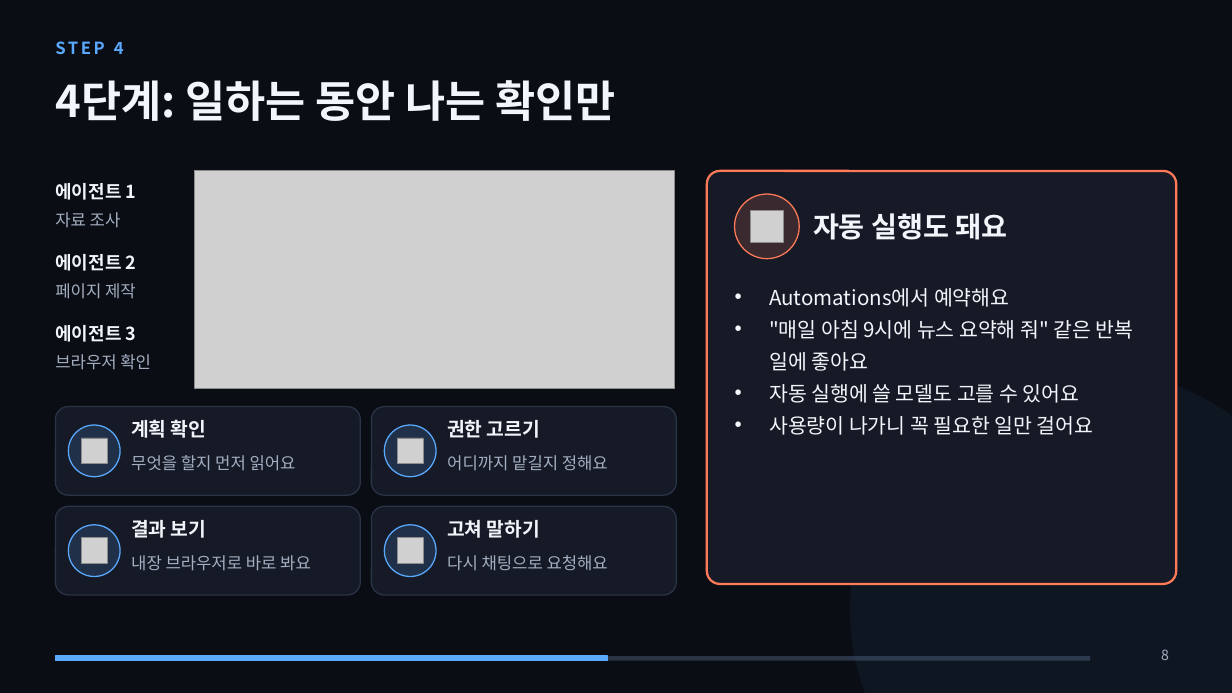
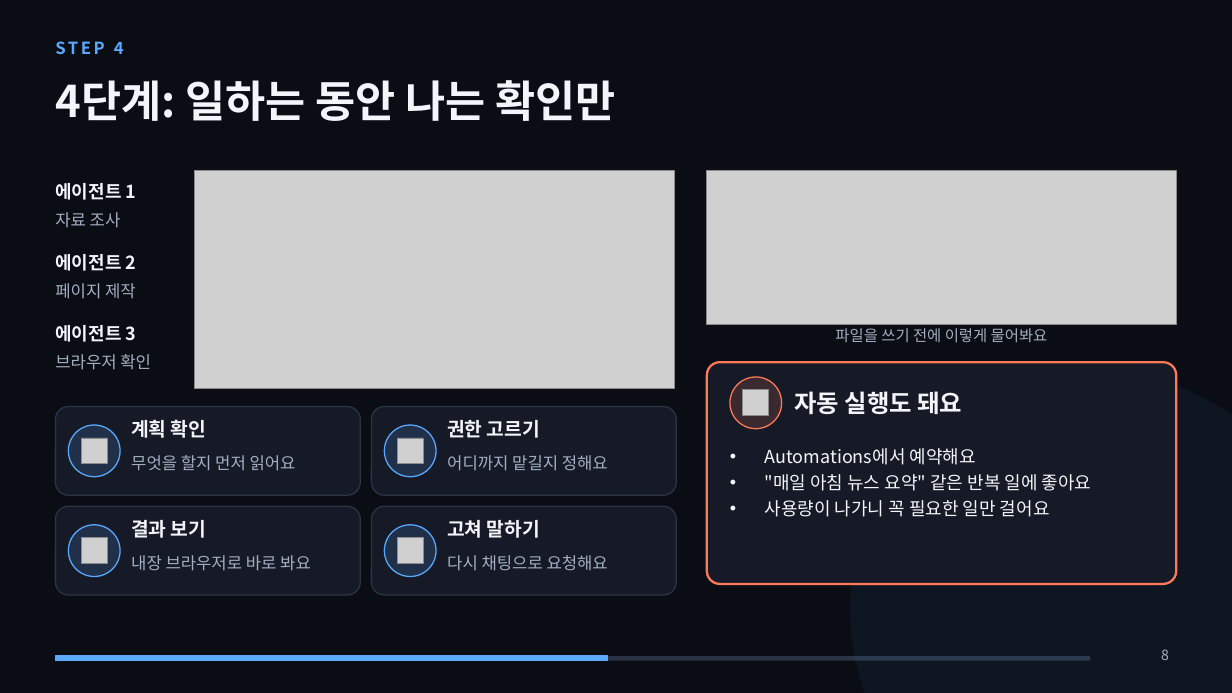
Before and after one commit to metaluca27/huhsame-script, a slide deck: slide 8 of docs/강의/안티그라비티_입문/안티그라비티_입문_강의.pptx. Drawn at 1232x693 pixels with LibreOffice and Linux fonts; fonts in the diff are those of the drawing; grey boxes stand for pictures. Boxes give left, top, right and bottom in pixels: in the first picture for what was removed or moved away, otherwise in the second. Text is boxed around its words. In the diff, an @@ line names an element or a change of style, - is before the commit and + after.

```diff
--- a/docs/강의/안티그라비티_입문/안티그라비티_입문_강의.pptx
+++ b/docs/강의/안티그라비티_입문/안티그라비티_입문_강의.pptx
@@ picture added at bbox=[707, 171, 1177, 324] @@
@@ text added at bbox=[835, 328, 1048, 342], 12 pt, text #A3AEC0 @@
+파일을 쓰기 전에 이렇게 물어봐요
@@ rounded rectangle: place and size @@
-rounded rectangle at bbox=[707, 171, 1177, 584]
+rounded rectangle at bbox=[707, 362, 1177, 584]
@@ rounded rectangle at bbox=[707, 362, 1177, 584]: proportions changed @@
@@ ellipse: place and size @@
-ellipse at bbox=[735, 194, 799, 259]
+ellipse at bbox=[730, 377, 782, 429]
@@ text "자동 실행도 돼요": place and size @@
-text "자동 실행도 돼요" at bbox=[813, 213, 1007, 240]
+text "자동 실행도 돼요" at bbox=[795, 391, 963, 414]
@@ text "자동 실행도 돼요" at bbox=[795, 391, 963, 414]: size 22 to 19 pt @@
@@ picture: place and size @@
-picture at bbox=[750, 210, 783, 242]
+picture at bbox=[743, 390, 769, 416]
@@ text "Automations에서 예약해요": place and size @@
-text "Automations에서 예약해요" at bbox=[769, 288, 1134, 435]
+text "Automations에서 예약해요" at bbox=[765, 448, 1092, 517]
@@ text at bbox=[765, 448, 1050, 517]: size 16 to 14 pt in "Automations에서 예약해요", "사용량이 나가니 꼭 필요한 일만 걸어요"; line spacing 1.3 to 1.2 @@
@@ text at bbox=[765, 474, 1092, 491]: text changed; size 16 to 14 pt @@
-• "매일 아침 9시에 뉴스 요약해 줘" 같은 반복 일에 좋아요
-• 자동 실행에 쓸 모델도 고를 수 있어요
+• "매일 아침 뉴스 요약" 같은 반복 일에 좋아요
```
Also in this commit, not shown: 4 other slides changed, 1 slide added, 1 slide removed, 12 other files.
